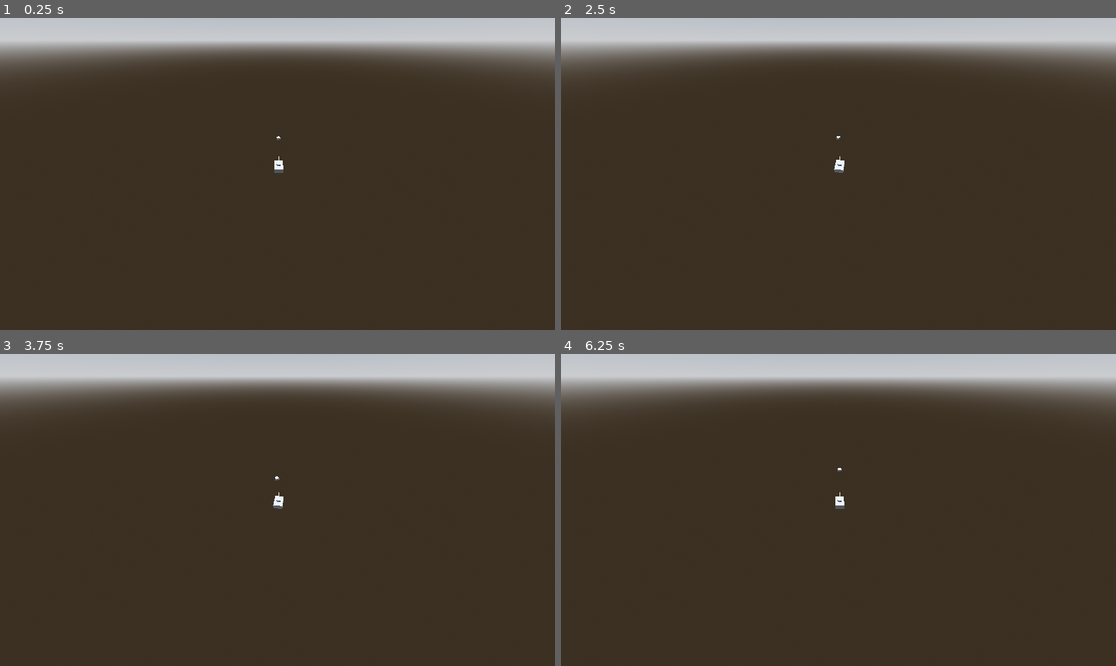
Above: before the commit, frames 1-4 (two rows, left to right).
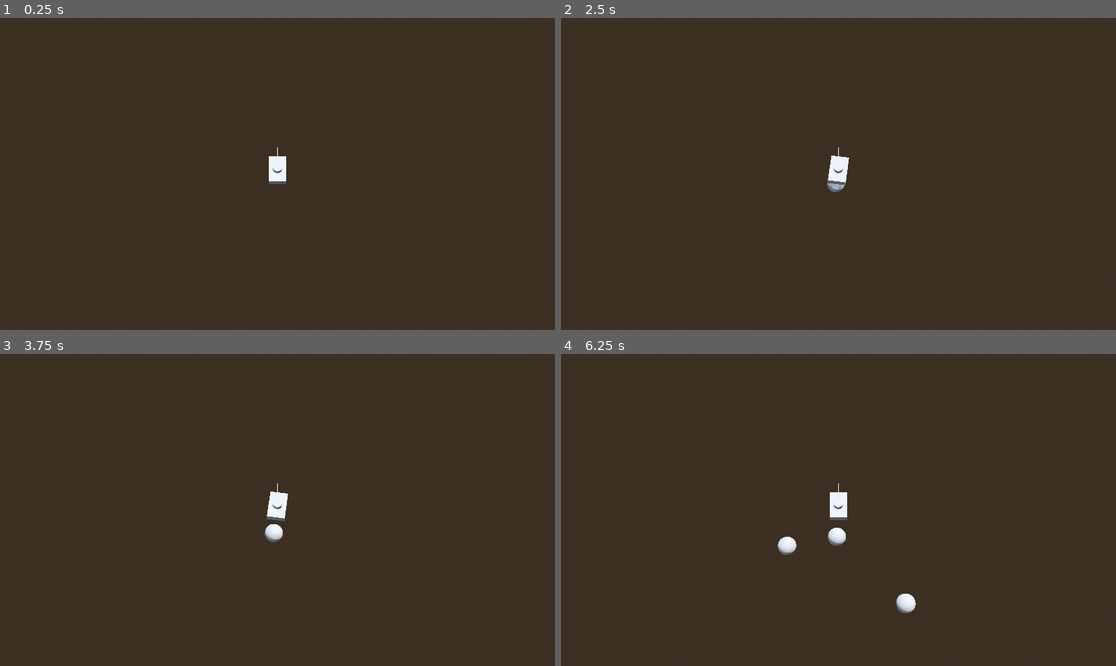
Above: after the commit, the same moments.

Repository: nmfightmaster/tank-survivor
Game: Godot game, scene res://scenes/game.tscn
The game is run twice, just before and just after one commit, with the same random seed, the same clock (stepped at 60 frames per second) and the same inputs.
Inputs:
- Up to frame 1 (0.25 s): no input
- Up to frame 2 (2.5 s): tap Enter at 0.5, 2 s; hold W (move_forward) 0.53-1.28 s; tap D (turn_clockwise) at 0.6, 2.1 s; tap Space at 1.25 s; hold S (move_backward) 1.28-2.03 s; tap A (turn_counter_clockwise) at 1.35 s; hold W (move_forward) from 2.03 s (still down)
- Up to frame 3 (3.75 s): tap A (turn_counter_clockwise) at 2.85 s; release W (move_forward) at 3.53 s; hold S (move_backward) from 3.53 s (still down); tap D (turn_clockwise) at 3.6 s
- Up to frame 4 (6.25 s): tap A (turn_counter_clockwise) at 4.35, 5.85 s; tap Space at 5 s; tap D (turn_clockwise) at 5.1 s; tap Enter at 5.75 s; release S (move_backward) at 5.78 s; hold W (move_forward) from 5.78 s (still down)

The runs differ from the first frame. In frame 1, 15% of the frame differs, in the area x 0-100%, y 0-54%; in frame 2, 15%; in frame 3, 15%; in frame 4, 15%, in the area x 0-100%, y 0-84%.

Commit message:
adjust camera, add mob spawner

Diff:
--- /dev/null
+++ b/scenes/enemy.tscn
@@ -0,0 +1,19 @@
+[gd_scene load_steps=3 format=3 uid="uid://b0lr6v45q15bp"]
+
+[sub_resource type="CapsuleMesh" id="CapsuleMesh_8tegq"]
+radius = 2.0
+height = 4.0
+
+[sub_resource type="CapsuleShape3D" id="CapsuleShape3D_7p1mj"]
+radius = 2.0
+height = 4.0
+
+[node name="Enemy" type="CharacterBody3D"]
+
+[node name="MeshInstance3D" type="MeshInstance3D" parent="."]
+mesh = SubResource("CapsuleMesh_8tegq")
+
+[node name="CollisionShape3D" type="CollisionShape3D" parent="."]
+shape = SubResource("CapsuleShape3D_7p1mj")
+
+[node name="NavigationAgent3D" type="NavigationAgent3D" parent="."]
--- a/scenes/game.tscn
+++ b/scenes/game.tscn
@@ -2,7 +2,7 @@
 
 [ext_resource type="PackedScene" uid="uid://b3pdxmdq6t8su" path="res://scenes/floor.tscn" id="1_uwrxv"]
 [ext_resource type="PackedScene" uid="uid://bjp2xgds1j05w" path="res://scenes/player.tscn" id="2_yqjtg"]
-[ext_resource type="PackedScene" uid="uid://b3heriggt2bb0" path="res://scenes/turret.tscn" id="3_lnu2h"]
+[ext_resource type="PackedScene" uid="uid://cmuffuqth4y7k" path="res://scenes/mob_spawner.tscn" id="3_lnu2h"]
 
 [sub_resource type="ProceduralSkyMaterial" id="ProceduralSkyMaterial_mwb40"]
 sky_horizon_color = Color(0.66224277, 0.6717428, 0.6867428, 1)
@@ -31,5 +31,4 @@
 [node name="Player" parent="." instance=ExtResource("2_yqjtg")]
 transform = Transform3D(1, 0, 0, 0, 1, 0, 0, 0, 1, 0, 2.961763, 0)
 
-[node name="Turret" parent="." instance=ExtResource("3_lnu2h")]
-transform = Transform3D(1, 0, 0, 0, 1, 0, 0, 0, 1, 0, 5.8626385, -17.949753)
+[node name="MobSpawner" parent="." instance=ExtResource("3_lnu2h")]
--- /dev/null
+++ b/scenes/mob_spawner.tscn
@@ -0,0 +1,14 @@
+[gd_scene load_steps=3 format=3 uid="uid://cmuffuqth4y7k"]
+
+[ext_resource type="Script" uid="uid://lkvd4k1tfbn2" path="res://scripts/mob_spawner.gd" id="1_ljl1v"]
+[ext_resource type="PackedScene" uid="uid://b0lr6v45q15bp" path="res://scenes/enemy.tscn" id="2_m10af"]
+
+[node name="MobSpawner" type="Node3D"]
+script = ExtResource("1_ljl1v")
+mob_scene = ExtResource("2_m10af")
+
+[node name="Timer" type="Timer" parent="."]
+wait_time = 2.0
+autostart = true
+
+[connection signal="timeout" from="Timer" to="." method="_on_timer_timeout"]
--- a/scenes/player.tscn
+++ b/scenes/player.tscn
@@ -8,11 +8,11 @@
 [sub_resource type="BoxShape3D" id="BoxShape3D_qhqgy"]
 size = Vector3(4, 3, 6)
 
-[node name="Player" type="CharacterBody3D" node_paths=PackedStringArray("tankBodyMesh", "tankTurretMesh", "tankCollision")]
+[node name="Player" type="CharacterBody3D" node_paths=PackedStringArray("tank_body_mesh", "tank_turret_mesh", "tank_collision")]
 script = ExtResource("1_dqkch")
-tankBodyMesh = NodePath("Body")
-tankTurretMesh = NodePath("Turret")
-tankCollision = NodePath("CollisionShape3D")
+tank_body_mesh = NodePath("Body")
+tank_turret_mesh = NodePath("Turret")
+tank_collision = NodePath("CollisionShape3D")
 
 [node name="Body" parent="." instance=ExtResource("1_qhqgy")]
 
@@ -24,8 +24,8 @@
 skeleton = NodePath("../..")
 
 [node name="Camera3D" type="Camera3D" parent="."]
-transform = Transform3D(1, 0, 0, 0, 0.63746434, 0.7704799, 0, -0.7704799, 0.63746434, -0.51526403, 37.0697, 35.308056)
-fov = 109.3
+transform = Transform3D(1, 0, 0, 0, 0.34202015, 0.9396926, 0, -0.9396926, 0.34202015, 0, 80, 30)
+fov = 45.0
 
 [node name="CollisionShape3D" type="CollisionShape3D" parent="."]
 transform = Transform3D(1, 0, 0, 0, 1, 0, 0, 0, 1, 0, 0.5, 0)
--- /dev/null
+++ b/scripts/mob_spawner.gd
@@ -0,0 +1,14 @@
+extends Node3D
+
+@export var mob_scene: PackedScene
+
+func _on_timer_timeout() -> void:
+	spawn_mob()
+
+func spawn_mob() -> void:
+	var random_x = randf_range(-20.0, 20.0)
+	var random_z = randf_range(-20.0, 20.0)
+
+	var mob = mob_scene.instantiate()
+	add_child(mob)
+	mob.position = Vector3(random_x, 1.5, random_z)
--- a/scripts/player.gd
+++ b/scripts/player.gd
@@ -5,9 +5,9 @@
 const JUMP_VELOCITY = 4.5
 const ROTATION_SPEED = 2.0
 
-@export var tankBodyMesh: MeshInstance3D
-@export var tankTurretMesh: MeshInstance3D
-@export var tankCollision: CollisionShape3D
+@export var tank_body_mesh: MeshInstance3D
+@export var tank_turret_mesh: MeshInstance3D
+@export var tank_collision: CollisionShape3D
 
 
 func _physics_process(delta: float) -> void:
@@ -18,15 +18,15 @@
 	# Handle rotation
 	var rotation_direction := Input.get_axis("turn_clockwise", "turn_counter_clockwise")
 	if rotation_direction:
-		tankBodyMesh.rotate_y(rotation_direction * ROTATION_SPEED * delta)
-		if tankCollision:
-			tankCollision.rotation.y = tankBodyMesh.rotation.y
+		tank_body_mesh.rotate_y(rotation_direction * ROTATION_SPEED * delta)
+		if tank_collision:
+			tank_collision.rotation.y = tank_body_mesh.rotation.y
 
 	# Handle movement
 	var input_dir := Input.get_axis("move_backward", "move_forward")
 	if input_dir:
 		# Move in the direction the tank body is facing
-		var direction = -tankBodyMesh.global_transform.basis.z * input_dir
+		var direction = -tank_body_mesh.global_transform.basis.z * input_dir
 		velocity.x = direction.x * SPEED
 		velocity.z = direction.z * SPEED
 	else:
Not shown, added: scripts/mob_spawner.gd.uid
